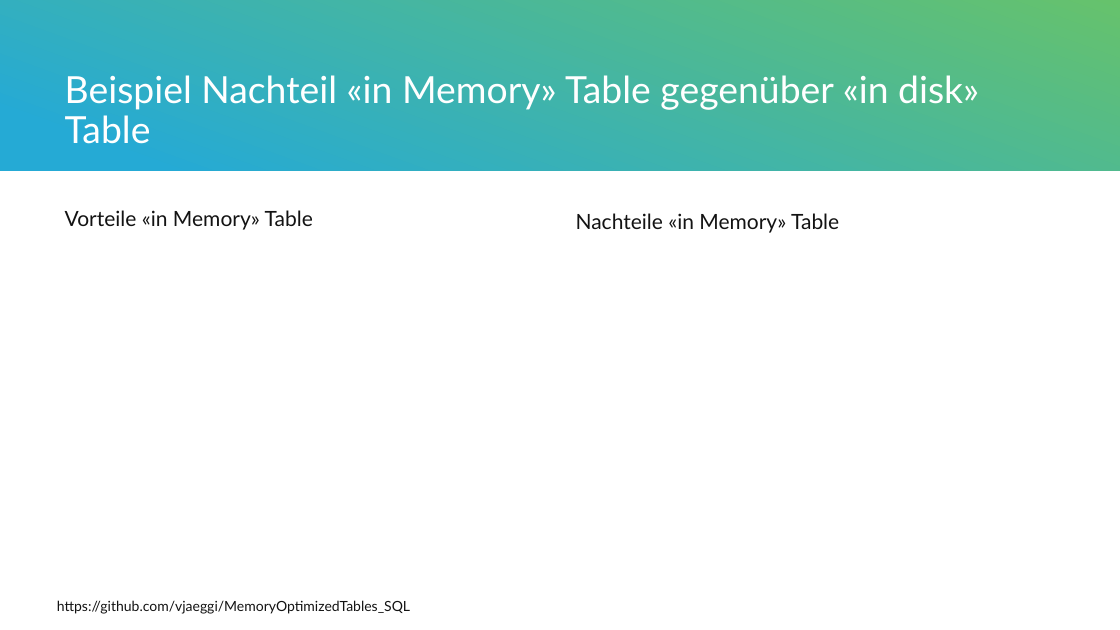
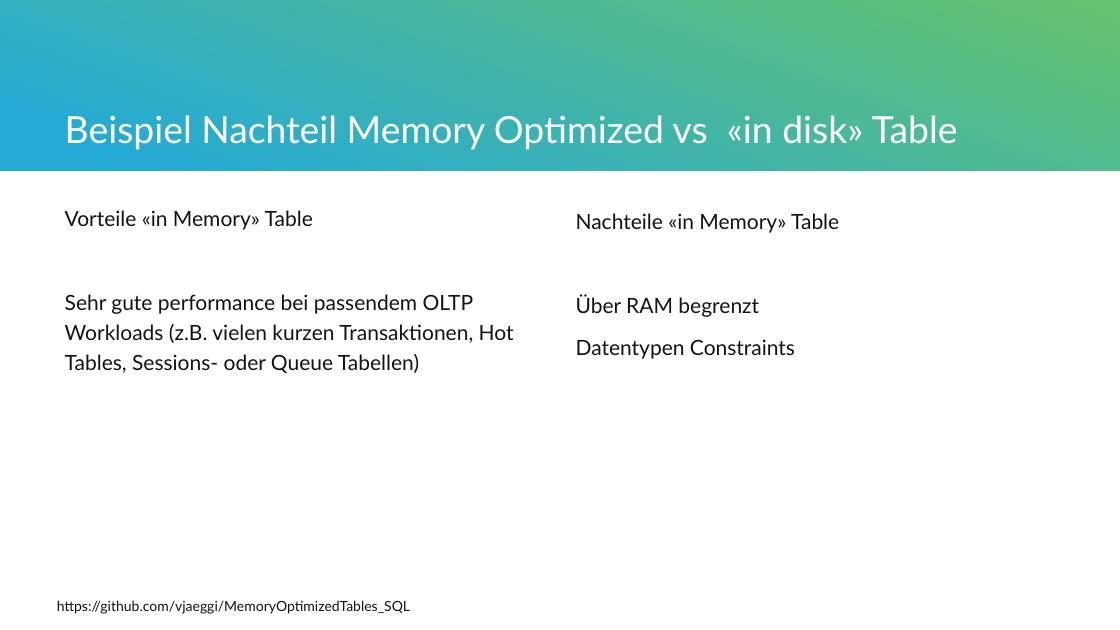
Before and after one commit to vjaeggi/MemoryOptimizedTables_SQL, a slide deck: slide 8 of presentation/MemoryOptimizedTables_SQLDatenbanken.pptx. Drawn at 1120x630 pixels with LibreOffice and Linux fonts; fonts in the diff are those of the drawing. Boxes give left, top, right and bottom in pixels: in the first picture for what was removed or moved away, otherwise in the second. Text is boxed around its words. In the diff, an @@ line names an element or a change of style, - is before the commit and + after.

```diff
--- a/presentation/MemoryOptimizedTables_SQLDatenbanken.pptx
+++ b/presentation/MemoryOptimizedTables_SQLDatenbanken.pptx
@@ title at box(65, 115, 958, 150): text changed @@
-Beispiel Nachteil «in Memory» Table gegenüber «in disk» Table
+Beispiel Nachteil Memory Optimized vs «in disk» Table
@@ text at box(65, 294, 514, 373): paragraph added @@
+Sehr gute performance bei passendem OLTP Workloads (z.B. vielen kurzen Transaktionen, Hot Tables, Sessions- oder Queue Tabellen)
@@ text at box(576, 295, 795, 359): paragraphs added @@
+Über RAM begrenzt
+Datentypen Constraints
```
Also in this commit, not shown: 3 other slides changed, 1 slide added, 1 other file.
